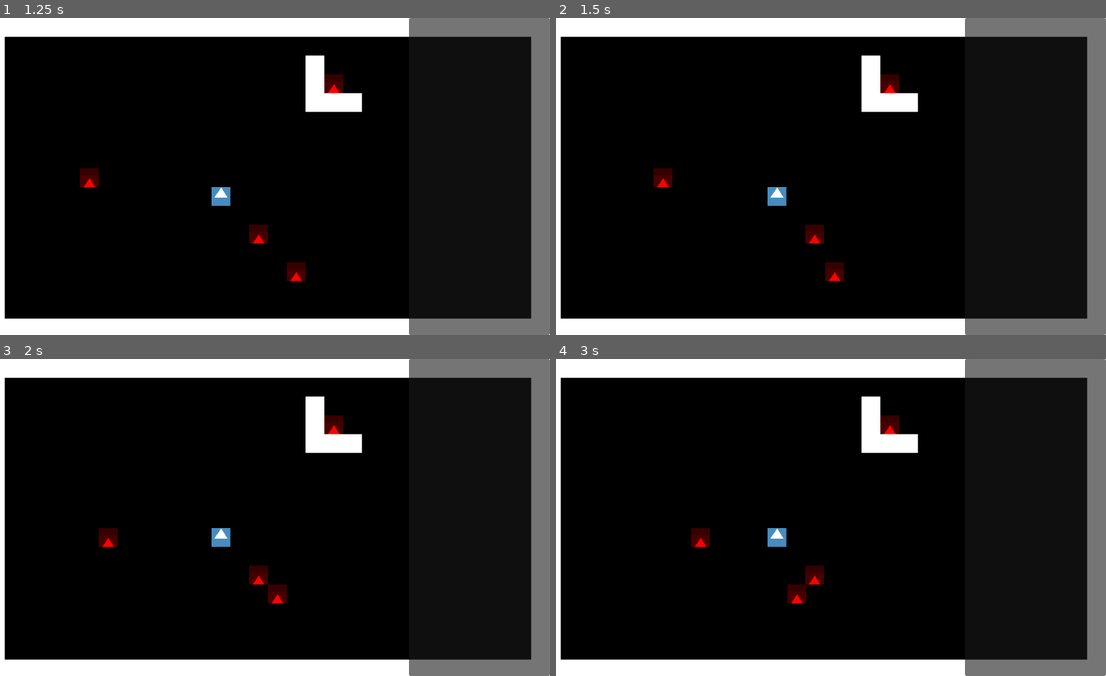
Above: before the commit, frames 1-4 (two rows, left to right).
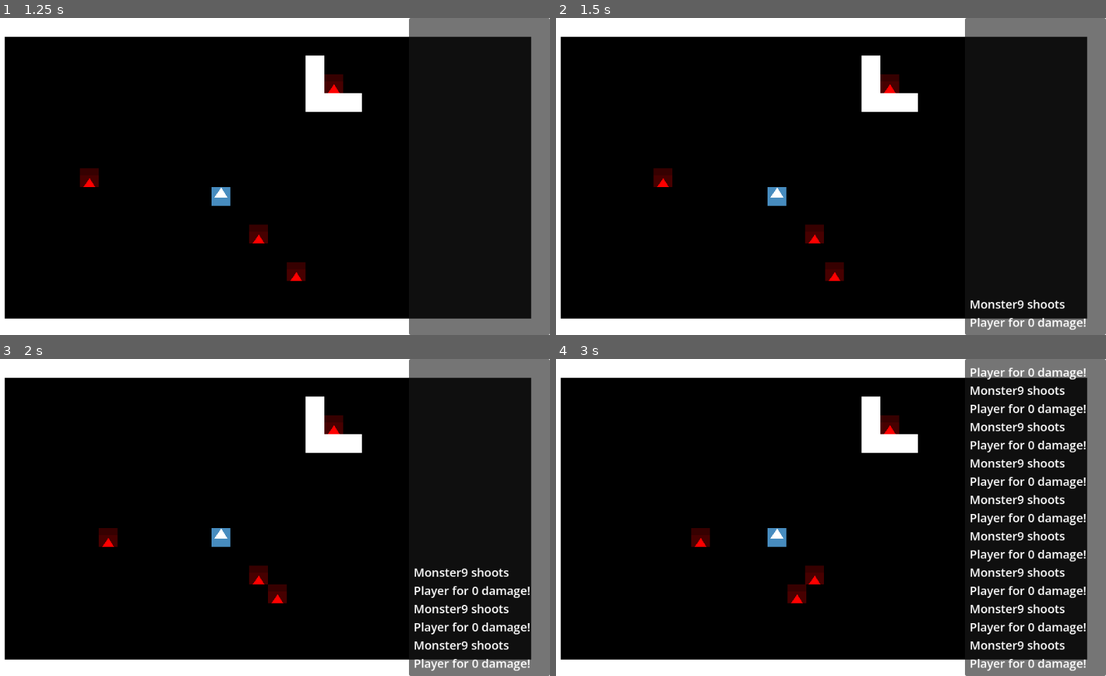
Above: after the commit, the same moments.

Repository: deengames-prototypes/roguelike-base
Game: Godot game, scene res://contexts/core/scenes/CoreGameScene.tscn
Same seed, same stepped clock (60 frames per second), same inputs: the game is played once before the commit and once after it. The engine's default icon, where the game draws it, is replaced by a stand-in: a white triangle on a blue panel in a dark square.
Inputs:
- Up to frame 1 (1.25 s): tap Enter (ui_accept) at 0.5, 0.77 s; tap F (fire_projectile) at 0.6 s
- Up to frame 2 (1.5 s): tap Enter (ui_accept) at 1.25 s; tap F (fire_projectile) at 1.35 s
- Up to frame 3 (2 s): tap Enter (ui_accept) at 1.52 s
- Up to frame 4 (3 s): tap Enter (ui_accept) at 2, 2.75 s; tap F (fire_projectile) at 2.1, 2.85 s

Frame 1 is identical in both runs. In frame 2, 0.5% of the frame differs, in the area x 75-97%, y 88-99%; in frame 3, 1.6%; in frame 4, 4.7%, in the area x 75-97%, y 2-99%.

Commit message:
Logging to console. Ugly, but it works. For now.

Diff:
--- a/source/contexts/core/scenes/entities/Monster.gd
+++ b/source/contexts/core/scenes/entities/Monster.gd
@@ -40,22 +40,24 @@
 				damage += skill_data["damage"]
 			damage = int(round(damage))
 			var damage_inflicted = player.hurt(damage)
-			print("%s uses %s on player! %s damage!" % [self.name, skill_name, damage_inflicted])
+			CoreEventBus.log_to_console.emit("%s uses %s! %s damage!" % [self.name, skill_name, damage_inflicted])
 			return
 
 	if distance_to_player <= 1:
 		var damage_type = ["normal", "special", "fire", "ice", "metal", "earth"].pick_random()
-		player.hurt(100, damage_type)
+		var damage = player.hurt(100, damage_type)
+		CoreEventBus.log_to_console.emit("%s melees you for %s damage!" % [self.name, damage])
 		ActionTweener.attack(create_tween(), self, direction_to_player.normalized())
 		return
 
 	# If this monster has a ranged attack, fire at the player (if in range).
-	if distance_to_player <= firing_range:
+	elif distance_to_player <= firing_range:
 		projectile_shooter.shoot(player, "monster")
 		projectile_shooter.hit.connect(func(hit_who):
 			# May have hit someone between us and the player. Lol.
 			if not hit_who is TileMap:
-				hit_who.hurt()
+				var damage = hit_who.hurt()
+				CoreEventBus.log_to_console.emit("%s shoots %s for %s damage!" % [self.name, hit_who.name, damage])
 		)
 		return
 
@@ -68,6 +70,6 @@
 		if not self.can_move(p):
 			continue
 
-		# Try to move. If we fail (e.g. someone else just moved there), keep going.
+		# Try to move. If we fail (e.g. someone else just moved there), keep iterating.
 		if await self.move(p):
 			break
--- a/source/contexts/core/scenes/entities/Player.gd
+++ b/source/contexts/core/scenes/entities/Player.gd
@@ -78,12 +78,14 @@
 	projectile_shooter.shoot(target, "player")
 	projectile_shooter.hit.connect(func(hit_who):
 		if not hit_who is TileMap:
-			hit_who.hurt()
+			var damage = hit_who.hurt()
+			CoreEventBus.log_to_console.emit("You fire at the %s! %s damage!" % [hit_who.name, damage])
 		is_aiming = false
 	)
 
 func handle_melee(target:Monster, direction_vector:Vector2i) -> void:
-	target.hurt()
+	var damage = target.hurt()
+	CoreEventBus.log_to_console.emit("You melee the %s for %s damage." % [target.name, damage])
 	var tween = ActionTweener.attack(create_tween(), self, direction_vector)
 	await tween.finished
 	pass_turn()
--- a/source/contexts/core/scenes/ui/ConsoleLog.gd
+++ b/source/contexts/core/scenes/ui/ConsoleLog.gd
@@ -9,4 +9,6 @@
 func log_message(message:String) -> void:
 	%ConsoleLog.text += message + "\n"
 	# Show only the most recent messages
-	%ConsoleLog.lines_skipped = %ConsoleLog.get_line_count() - %ConsoleLog.max_lines_visible
+	var line_count = %ConsoleLog.get_line_count()
+	if line_count > %ConsoleLog.max_lines_visible:
+		%ConsoleLog.lines_skipped = line_count - %ConsoleLog.max_lines_visible
--- a/source/contexts/core/scenes/ui/ConsoleLog.tscn
+++ b/source/contexts/core/scenes/ui/ConsoleLog.tscn
@@ -1,6 +1,9 @@
-[gd_scene load_steps=2 format=3 uid="uid://dmmry2pfubshe"]
+[gd_scene load_steps=3 format=3 uid="uid://dmmry2pfubshe"]
 
 [ext_resource type="Script" path="res://contexts/core/scenes/ui/ConsoleLog.gd" id="1_gwxti"]
+
+[sub_resource type="LabelSettings" id="LabelSettings_y6qo0"]
+font_size = 20
 
 [node name="MarginContainer" type="MarginContainer"]
 custom_minimum_size = Vector2(240, 540)
@@ -18,23 +21,27 @@
 layout_mode = 2
 size_flags_horizontal = 3
 size_flags_vertical = 1
-text = "one
-two
-three
-four
-five
-six
-seven
-eight
-nine
-ten
-eleven
+text = "1
+2
+3
+4
+5
+6
+7
+8
+9
+10
+11
 12
 13
 14
 15
-16"
+16
+17
+18
+19"
+label_settings = SubResource("LabelSettings_y6qo0")
 vertical_alignment = 2
 autowrap_mode = 3
 clip_text = true
-max_lines_visible = 14
+max_lines_visible = 17
